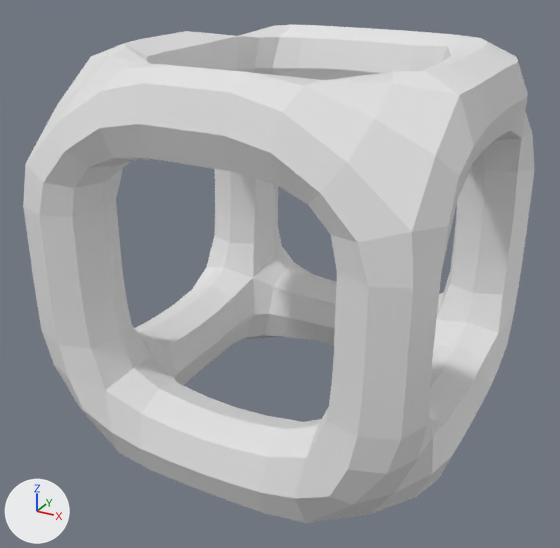
Before and after pictures for a commit that changed the FBX model Assets/Resources/Items/Mesh/Item-mesh.fbx.
Both versions are drawn from a camera (50 mm lens) standing at (0.023, -0.0445, 0.0195) and looking at (-0.0007, -0.0014, -0.002). Every picture has the same lights, and +X, +Y and +Z are marked at lower left.

Names of what the first picture shows: 'Outer'.
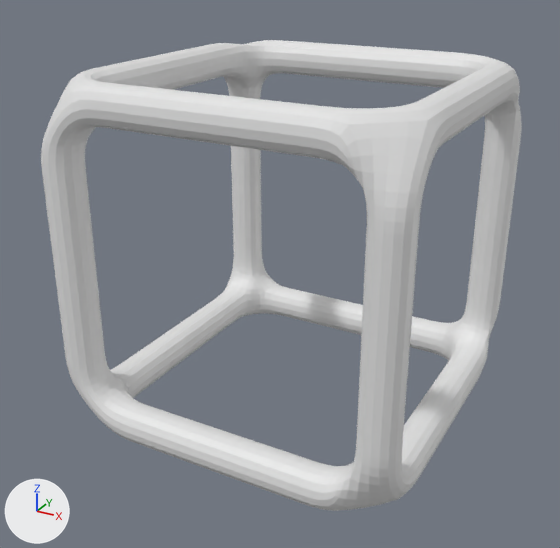
Commit message: [Item] mesh is thinner now

Pixel boxes (x1, y1, x2, y2) of what changed, in the pictures (560 x 548 px):
'Outer', reshaped, rescaled (6% narrower)
    before: (23, 25, 535, 523)
    after: (41, 40, 522, 511)
part 1 of me_outer, added
    after: (41, 40, 522, 511)
part 2 of me_outer, deleted
    before: (23, 25, 535, 523)

What changed in the scene script:
```text
Change me_outer:
    used by ob_outer; location = (0.0, 0.0, 0.0); scale = (0.0105, 0.0105, 0.0105)
    remove me_outer.from_pydata(...)  # 668 vertices, 676 faces; spans x -1.25..1.25, y -1.25..1.25, z -1.25..1.25
    add me_outer.from_pydata(...)  # 6328 vertices, 6336 faces; spans x -2.24..2.24, y -2.24..2.24, z -2.24..2.24
    me_outer part 1: 6328 vertices added at x -2.24..2.24, y -2.24..2.24, z -2.24..2.24
    me_outer part 2: 668 vertices removed from x -1.25..1.25, y -1.25..1.25, z -1.25..1.25
Change ob_outer:
    ob_outer.scale: (0.0105, 0.0105, 0.0105) -> (0.00531, 0.00531, 0.00531)
```
